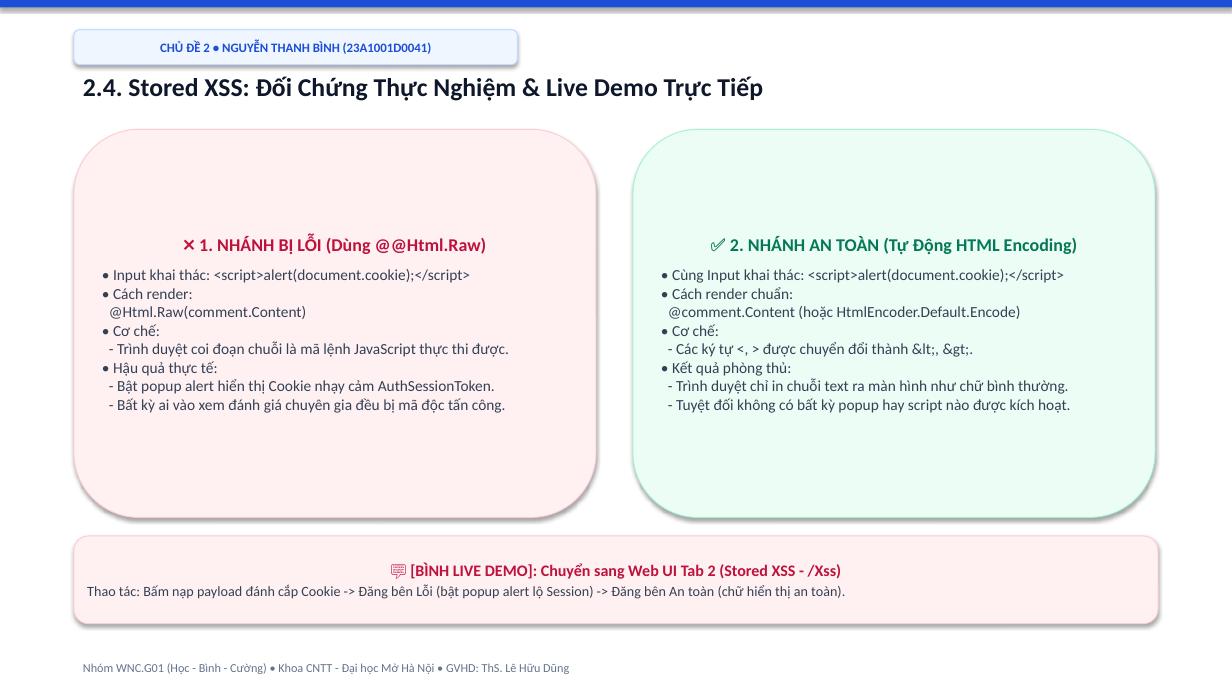
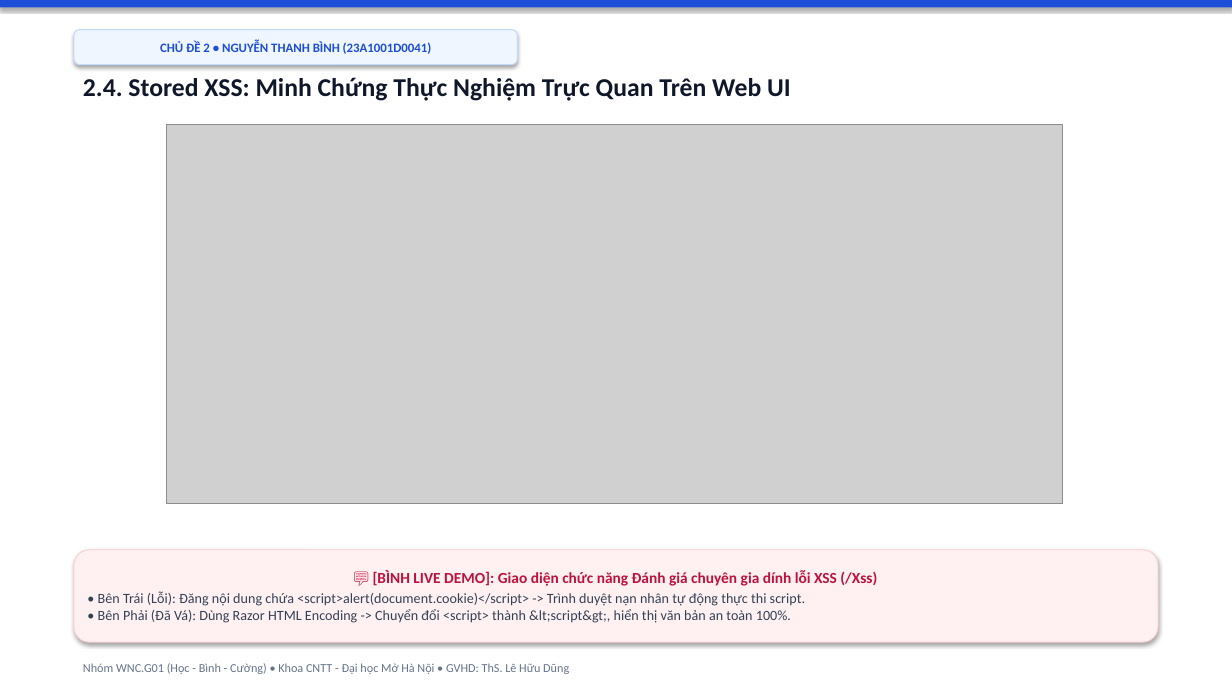
Before and after one commit to hocjsoo/OWASP_Demo, a slide deck: slide 12 of Slide_OWASP_Top3_Nhom_WNC_G01.pptx. Drawn at 1232x693 pixels with LibreOffice and Linux fonts; fonts in the diff are those of the drawing; grey boxes stand for pictures. Boxes give left, top, right and bottom in pixels: in the first picture for what was removed or moved away, otherwise in the second. Text is boxed around its words. In the diff, an @@ line names an element or a change of style, - is before the commit and + after.

Commit message:
feat: embed genuine live demo screenshots into slide 6 (SQLi), slide 12 (XSS), and slide 17 (CSRF) for perfect visual evidence

```diff
--- a/Slide_OWASP_Top3_Nhom_WNC_G01.pptx
+++ b/Slide_OWASP_Top3_Nhom_WNC_G01.pptx
@@ text at bbox=[83, 77, 791, 101]: text changed @@
-2.4. Stored XSS: Đối Chứng Thực Nghiệm & Live Demo Trực Tiếp
+2.4. Stored XSS: Minh Chứng Thực Nghiệm Trực Quan Trên Web UI
@@ rounded rectangle removed at bbox=[74, 129, 596, 518] @@
-❌ 1. NHÁNH BỊ LỖI (Dùng @@Html.Raw)
-• Input khai thác: <script>alert(document.cookie);</script>
-• Cách render:
-@Html.Raw(comment.Content)
-• Cơ chế:
-- Trình duyệt coi đoạn chuỗi là mã lệnh JavaScript thực thi được.
-• Hậu quả thực tế:
-- Bật popup alert hiển thị Cookie nhạy cảm AuthSessionToken.
-- Bất kỳ ai vào xem đánh giá chuyên gia đều bị mã độc tấn công.
@@ picture added at bbox=[166, 125, 1063, 504] @@
@@ rounded rectangle removed at bbox=[74, 536, 1158, 624] @@
-💬 [BÌNH LIVE DEMO]: Chuyển sang Web UI Tab 2 (Stored XSS - /Xss)
-Thao tác: Bấm nạp payload đánh cắp Cookie -> Đăng bên Lỗi (bật popup alert lộ Session) -> Đăng bên An toàn (chữ hiển thị an toàn).
@@ rounded rectangle "💬 [BÌNH LIVE DEMO]: Giao ...": place and size @@
-rounded rectangle "💬 [BÌNH LIVE DEMO]: Giao ..." at bbox=[633, 129, 1155, 518]
+rounded rectangle "💬 [BÌNH LIVE DEMO]: Giao ..." at bbox=[74, 550, 1158, 642]
@@ rounded rectangle "💬 [BÌNH LIVE DEMO]: Giao ..." at bbox=[74, 550, 1158, 642]: fill #ECFDF5 to #FFF1F2; outline #A7F3D0 0.75 pt to #FECDD3 0.75 pt @@
@@ text in rounded rectangle at bbox=[98, 570, 877, 623]: text changed; size 12 to 11 pt @@
-✅ 2. NHÁNH AN TOÀN (Tự Động HTML Encoding)
-• Cùng Input khai thác: <script>alert(document.cookie);</script>
-• Cách render chuẩn:
-@comment.Content (hoặc HtmlEncoder.Default.Encode)
-• Cơ chế:
-- Các ký tự <, > được chuyển đổi thành &lt;, &gt;.
-• Kết quả phòng thủ:
-- Trình duyệt chỉ in chuỗi text ra màn hình như chữ bình thường.
-- Tuyệt đối không có bất kỳ popup hay script nào được kích hoạt.
+💬 [BÌNH LIVE DEMO]: Giao diện chức năng Đánh giá chuyên gia dính lỗi XSS (/Xss)
+• Bên Trái (Lỗi): Đăng nội dung chứa <script>alert(document.cookie)</script> -> Trình duyệt nạn nhân tự động thực thi script.
+• Bên Phải (Đã Vá): Dùng Razor HTML Encoding -> Chuyển đổi <script> thành &lt;script&gt;, hiển thị văn bản an toàn 100%.
```
Also in this commit, not shown: 1 other slide changed, 7 other files.
